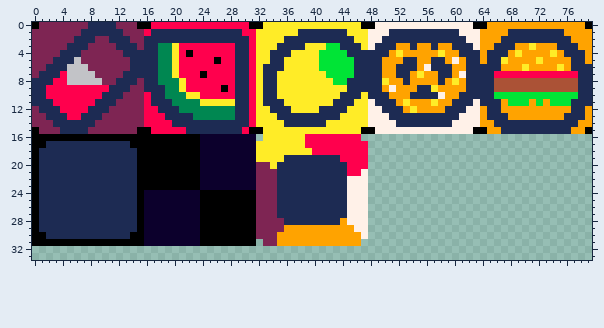
Sprite sheet, stored at graphics/tileset.png. The first picture shows the starting point.
The file is 80x48 pixels. Shown: x 0..79, y 0..33.
After the commit:
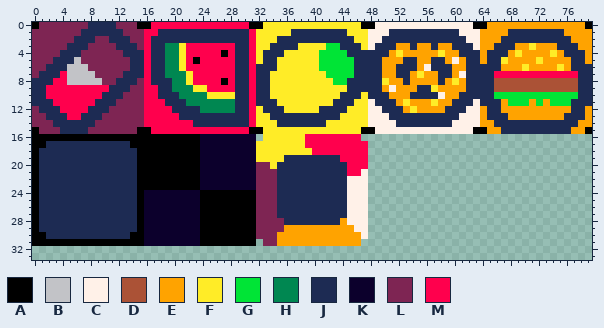
Palette (. is transparent): A #000000  B #c2c3c7  C #fff1e8  D #ab5236  E #ffa300  F #ffec27  G #00e436  H #008751  J #1d2b53  K #0c002c  L #7e2553  M #ff004d
Changes in this commit:
Colour M becomes colour A in row 4 at x 27; in row 5 at x 23; in row 8 at x 27.
Colour J becomes colour F in row 3 at x 38; in row 4 at x 36; in rows 5 to 6 at x 35; in rows 7 to 10 at x 34; in row 11 at x 35; in row 12 at x 36.
Colour M becomes colour F in rows 3 to 6 at x 21; in rows 7 to 8 at x 22; in row 9 at x 23 to 24; in row 10 at x 25 to 28.
Colour F becomes colour H in rows 3 to 7 at x 20; in rows 8 to 9 at x 21; in row 10 at x 22 to 23; in row 11 at x 24 to 28.
Colour M becomes colour H in row 7 at x 21; in row 9 at x 22; in row 10 at x 24.
Colour F becomes colour J in row 1 at x 37; in row 2 at x 35; in row 3 at x 34; in rows 4 to 5 at x 33; in rows 6 to 11 at x 32; in row 12 at x 33.
Colour F becomes colour J in row 13 at x 34; in row 14 at x 35.
Colour H becomes colour J in rows 3 to 7 at x 18; in row 8 at x 18 to 19; in row 9 at x 19; in row 10 at x 19 to 20; in row 11 at x 20 to 21; in row 12 at x 21 to 23.
Colour H becomes colour J in row 13 at x 23 to 28.
Colour M becomes colour J in row 1 at x 30.
Colour A becomes colour M in row 4 at x 22; in row 5 at x 26; in row 7 at x 24; in row 9 at x 27.
Colour J becomes colour M in row 1 at x 17; in rows 2 to 8 at x 16; in row 9 at x 16 to 17; in row 10 at x 17; in row 11 at x 17 to 18; in row 12 at x 18 to 19.
Colour J becomes colour M in row 13 at x 19 to 20; in row 14 at x 20 to 22; in row 15 at x 22 to 29.
Changed places in both pictures, as pixel boxes (x1, y1, x2, y2):
changed: (144, 29, 305, 134)
